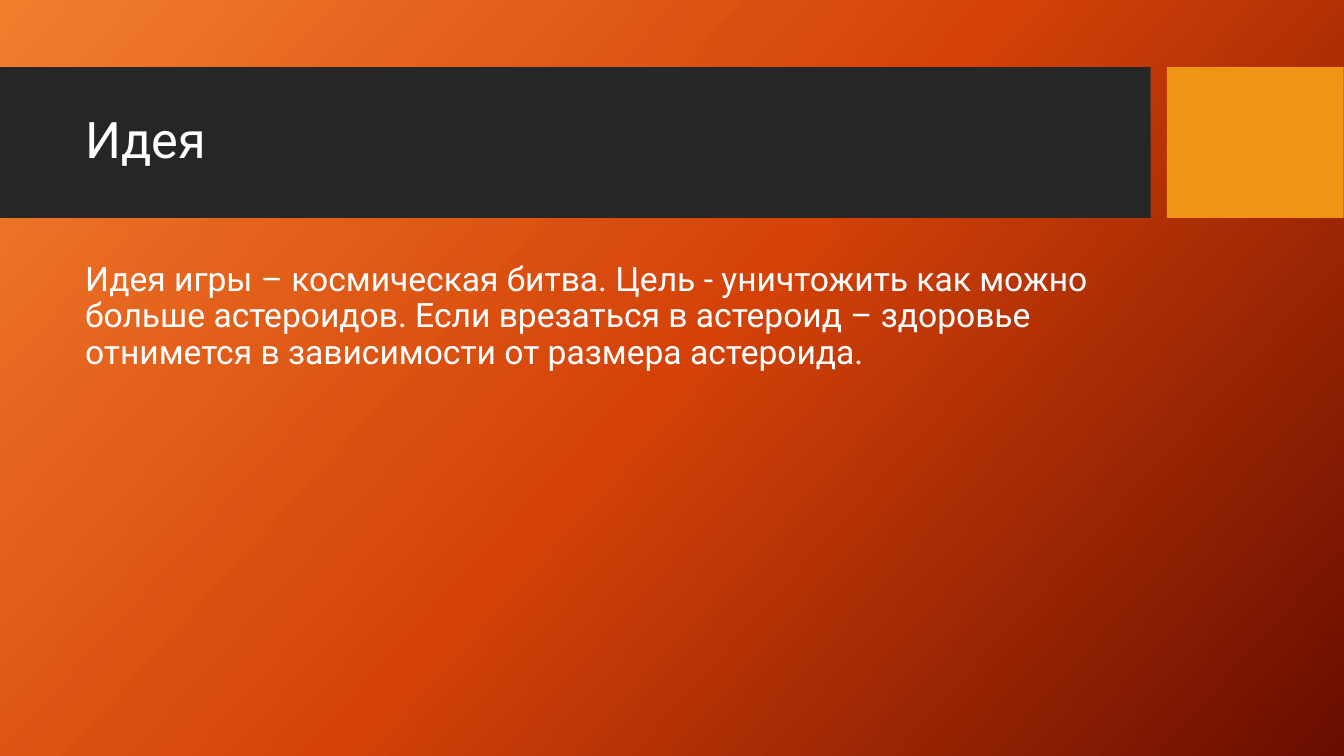
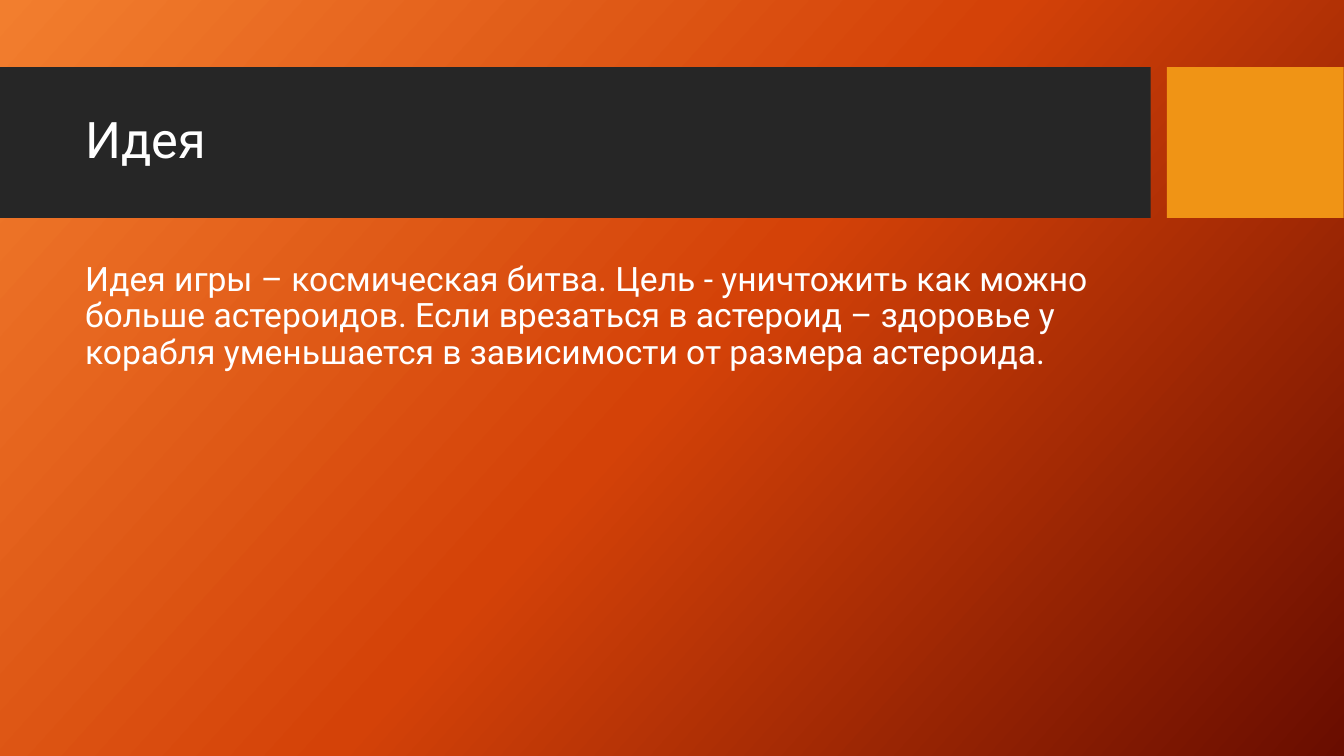
Before and after one commit to datpetr/Star_Battle, a slide deck: slide 2 of Проект ’STAR BATTLE’.pptx. Drawn at 1344x756 pixels with LibreOffice and Linux fonts; fonts in the diff are those of the drawing; background and template pictures are left out. Boxes give left, top, right and bottom in pixels: in the first picture for what was removed or moved away, otherwise in the second. Text is boxed around its words. In the diff, an @@ line names an element or a change of style, - is before the commit and + after.

```diff
--- a/Проект ’STAR BATTLE’.pptx
+++ b/Проект ’STAR BATTLE’.pptx
@@ text at (x1=85, y1=265, x2=1087, y2=371): text changed @@
-Идея игры – космическая битва. Цель - уничтожить как можно больше астероидов. Если врезаться в астероид – здоровье отнимется в зависимости от размера астероида.
+Идея игры – космическая битва. Цель - уничтожить как можно больше астероидов. Если врезаться в астероид – здоровье у корабля уменьшается в зависимости от размера астероида.
```
Also in this commit, not shown: 1 other slide changed.
